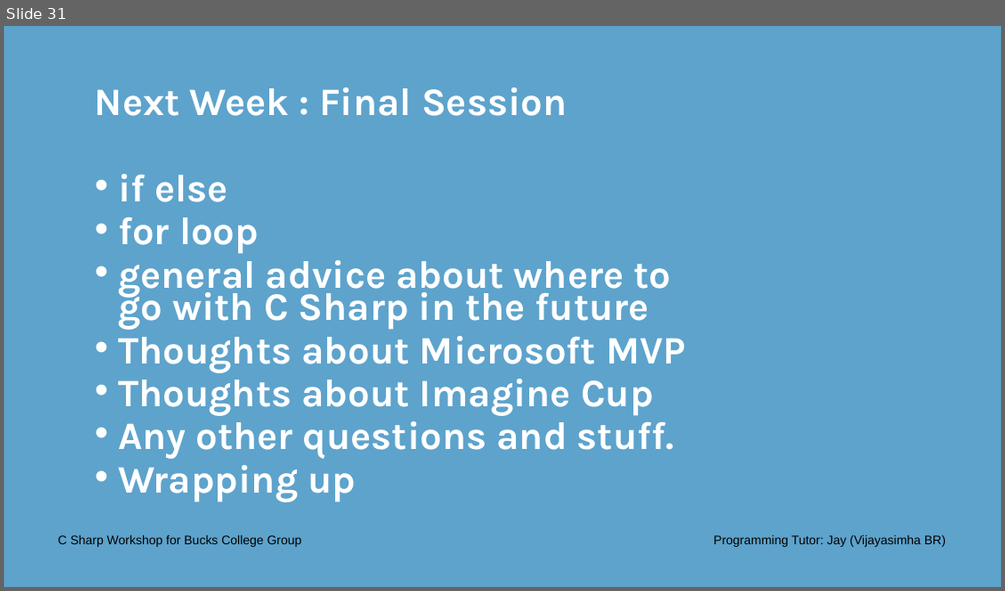
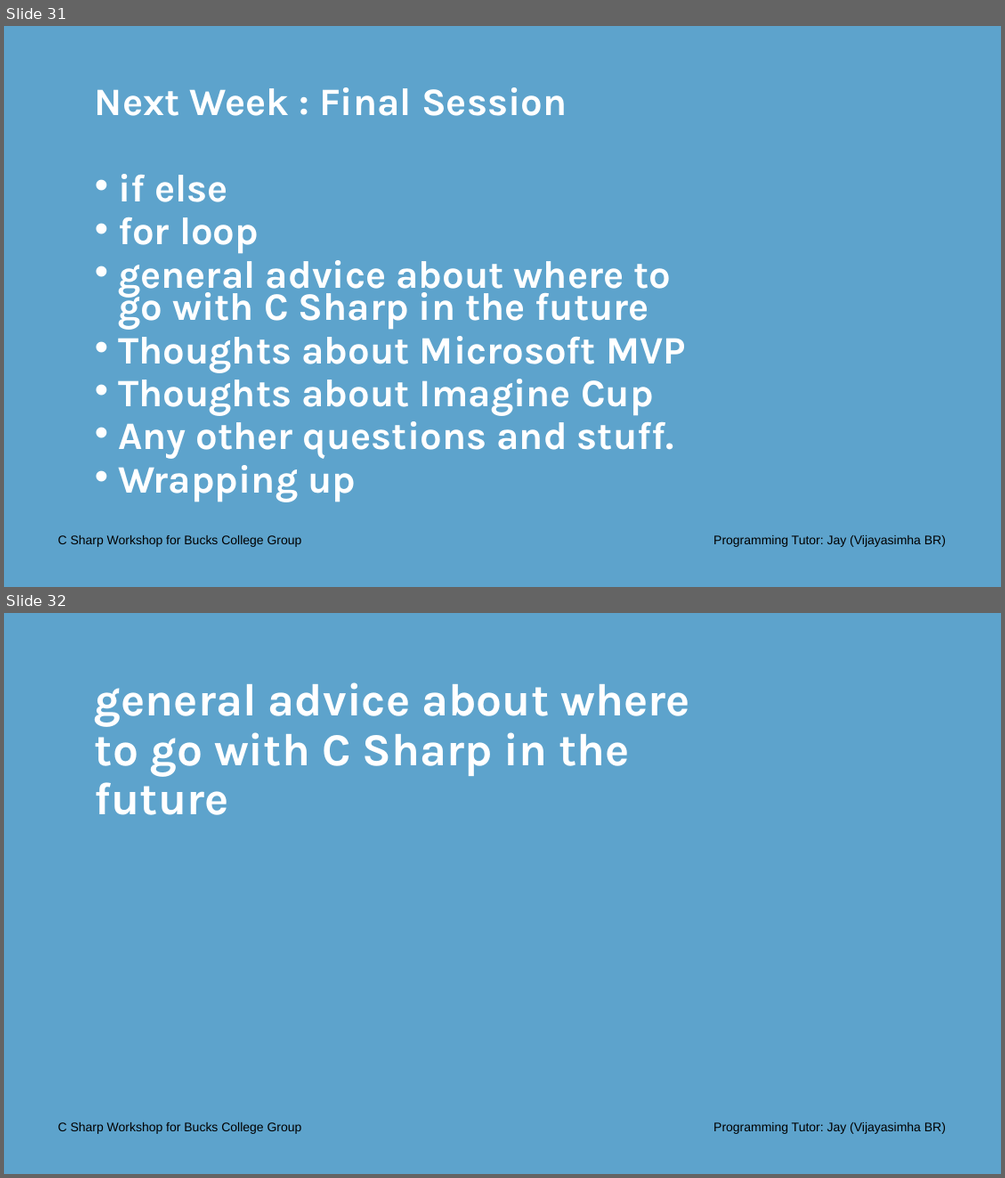
Before and after one commit to Jay-study-nildana/CSharpWorkShopforBucksCollegeGroup, a slide deck: PresentationPPTPDFS/Day 3 Onwards - C Sharp Workshop Bucks College Group.pptx. Shown one above the other, each under a label of ours: slide 31 before the commit, slides 31 and 32 after it. The pictures are 1005x591 and 1005x1178 pixels, drawn with LibreOffice and Linux fonts; fonts in the diff are those of the drawing; background and template pictures are left out. Boxes give left, top, right and bottom in pixels: in the first picture for what was removed or moved away, otherwise in the second. Text is boxed around its words. In the diff, an @@ line names an element or a change of style, - is before the commit and + after.

Commit message:
workshop completed
workshop completed

thank you and good night

```diff
--- a/PresentationPPTPDFS/Day 3 Onwards - C Sharp Workshop Bucks College Group.pptx
+++ b/PresentationPPTPDFS/Day 3 Onwards - C Sharp Workshop Bucks College Group.pptx
@@ slide 32 added at bbox=[4, 613, 1001, 1174], background #5DA3CC @@
@@ text added at bbox=[95, 682, 689, 815], 44 pt, text #FFFFFF, bold @@
+general advice about where to go with C Sharp in the future
@@ text added at bbox=[58, 1122, 302, 1134], 12 pt, text #000000 @@
+C Sharp Workshop for Bucks College Group
@@ text added at bbox=[713, 1122, 946, 1134], 12 pt, text #000000 @@
+Programming Tutor: Jay (Vijayasimha BR)
```
Also in this commit, not shown: 3 other slides added, 1 other file.
